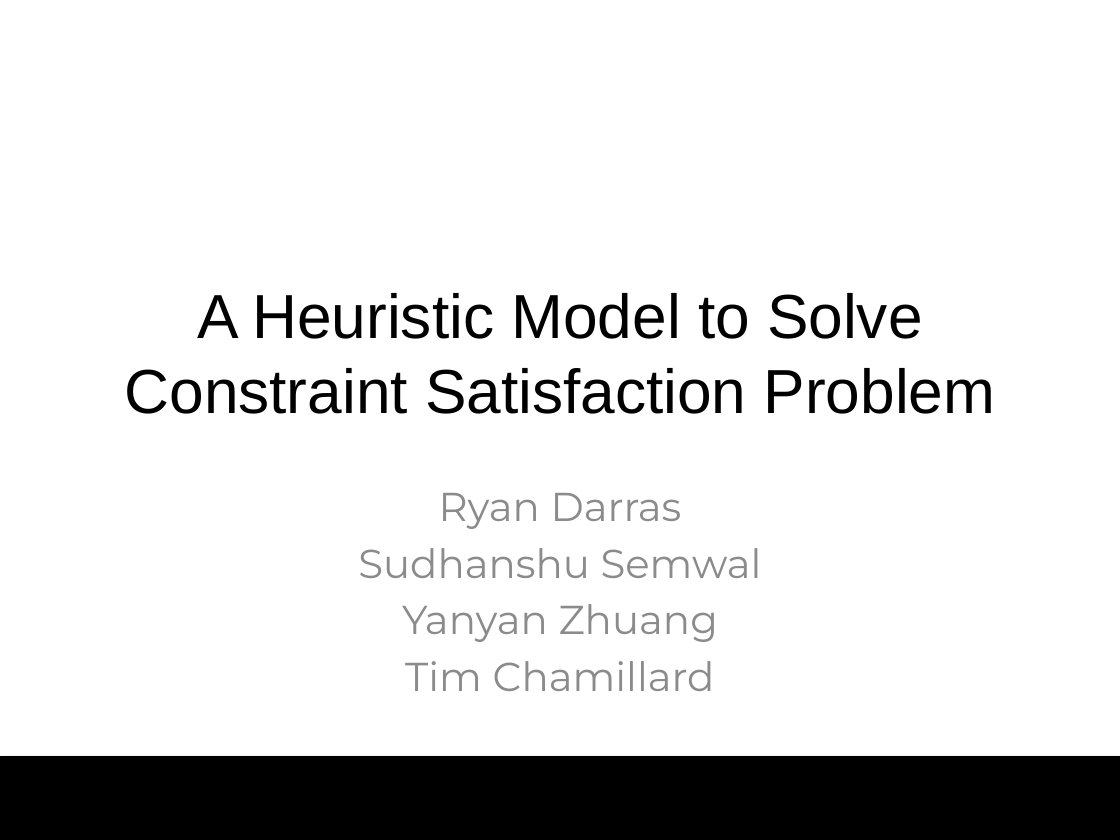
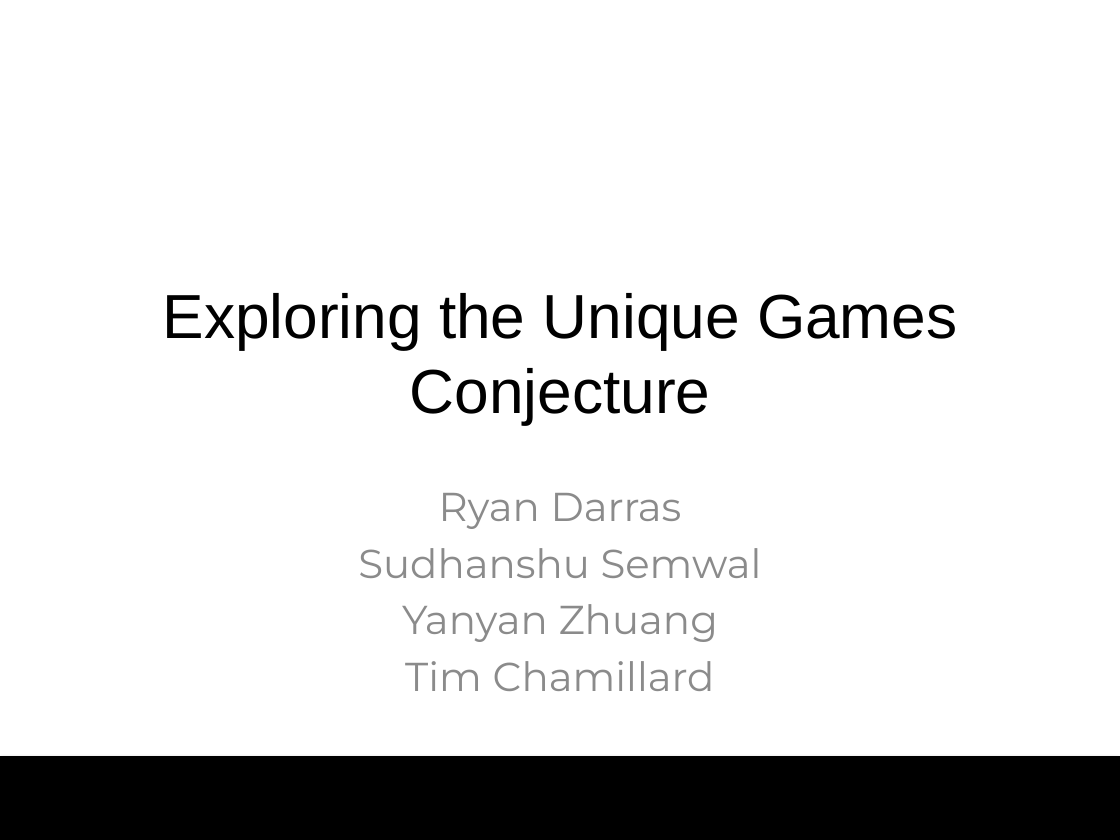
Before and after one commit to darrare/MS-Thesis, a slide deck: slide 1 of Documentation/Presentation.pptx. Drawn at 1120x840 pixels with LibreOffice and Linux fonts; fonts in the diff are those of the drawing; background and template pictures are left out. Boxes give left, top, right and bottom in pixels: in the first picture for what was removed or moved away, otherwise in the second. Text is boxed around its words. In the diff, an @@ line names an element or a change of style, - is before the commit and + after.

```diff
--- a/Documentation/Presentation.pptx
+++ b/Documentation/Presentation.pptx
@@ title at <box>163,293,957,424</box>: text changed @@
-A Heuristic Model to Solve Constraint Satisfaction Problem
+Exploring the Unique Games Conjecture
```
Also in this commit, not shown: 11 other slides changed, 16 slides added, 1 slide removed, 2 other files.
